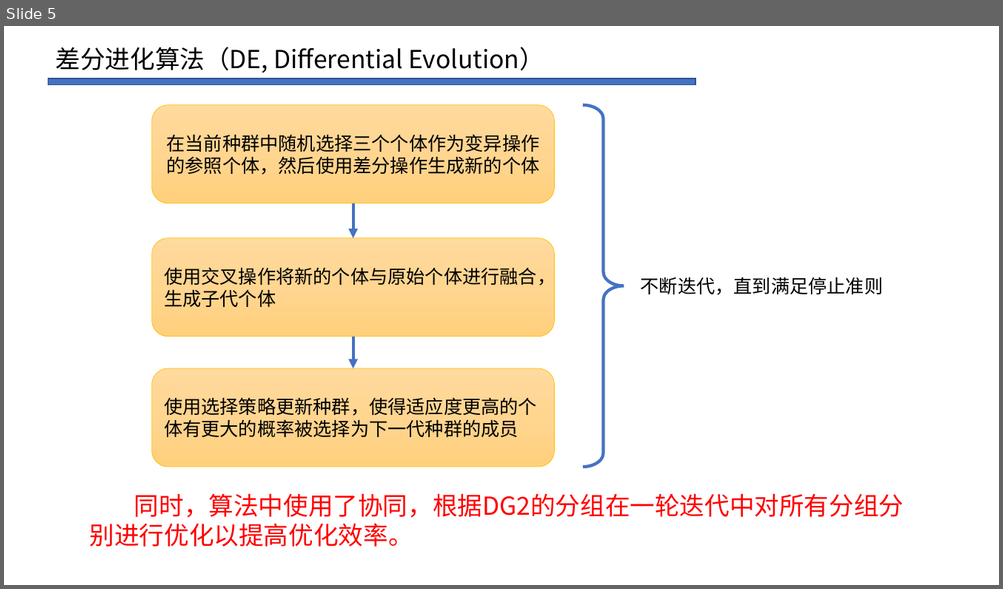
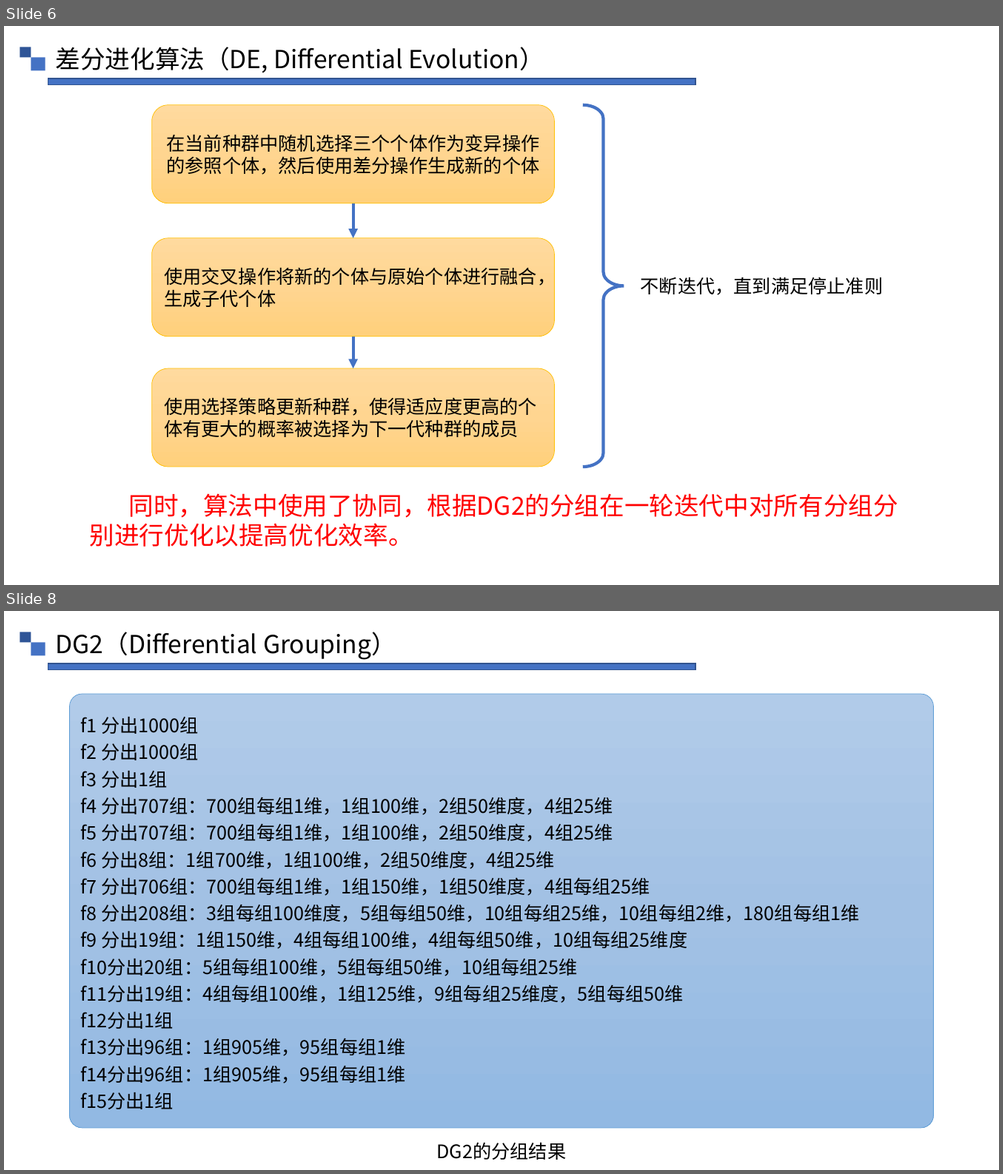
Before and after one commit to ezrealcong/AI_experiment, a slide deck: 演示PPT.pptx. Shown one above the other, each under a label of ours: slide 5 before the commit, slides 6 and 8 after it; the slides between them are not shown. The pictures are 1003x589 and 1003x1174 pixels, drawn with LibreOffice and Linux fonts; fonts in the diff are those of the drawing; background and template pictures are left out. Boxes give left, top, right and bottom in pixels: in the first picture for what was removed or moved away, otherwise in the second. Text is boxed around its words. In the diff, an @@ line names an element or a change of style, - is before the commit and + after.

```diff
--- a/演示PPT.pptx
+++ b/演示PPT.pptx
@@ slide 8 added at box(4, 611, 999, 1170), background #FFFFFF @@
@@ rectangle added at box(20, 632, 31, 642), fill #2F5597 @@
@@ text added at box(56, 632, 396, 660), 24 pt, text #000000 @@
+DG2（Differential Grouping）
@@ rectangle added at box(31, 642, 45, 655), fill #4472C4 @@
@@ rectangle added at box(48, 664, 695, 670), fill #4472C4, outline #325491 1 pt @@
@@ rounded rectangle added at box(70, 694, 933, 1128), fill gradient #B1CBE9 to #A3C1E5 to #93B9E4, outline #5B9BD5 0.5 pt, 18 pt, text #000000 @@
+f1 分出1000组
+f2 分出1000组
+f3 分出1组
+f4 分出707组：700组每组1维，1组100维，2组50维度，4组25维
+f5 分出707组：700组每组1维，1组100维，2组50维度，4组25维
+f6 分出8组：1组700维，1组100维，2组50维度，4组25维
+f7 分出706组：700组每组1维，1组150维，1组50维度，4组每组25维
+f8 分出208组：3组每组100维度，5组每组50维，10组每组25维，10组每组2维，180组每组1维
+f9 分出19组：1组150维，4组每组100维，4组每组50维，10组每组25维度
+f10分出20组：5组每组100维，5组每组50维，10组每组25维
+f11分出19组：4组每组100维，1组125维，9组每组25维度，5组每组50维
+f12分出1组
+f13分出96组：1组905维，95组每组1维
+f14分出96组：1组905维，95组每组1维
+f15分出1组
@@ text added at box(437, 1142, 566, 1160), 18 pt, text #000000 @@
+DG2的分组结果
@@ what was slide 5 is now slide 6 @@
@@ slide 6 changed as well @@
@@ rectangle added at box(20, 47, 31, 57), fill #2F5597 @@
@@ rectangle added at box(31, 57, 45, 70), fill #4472C4 @@
@@ text "同时，算法中使用了协同，根据DG2的分组在一轮迭代中对所有分组分别进行优化以提高优化效率。" rewrapped from box(90, 494, 903, 547) to box(90, 494, 897, 547) @@
```
Also in this commit, not shown: 4 other slides changed, 5 other slides added, 2 slides removed.
